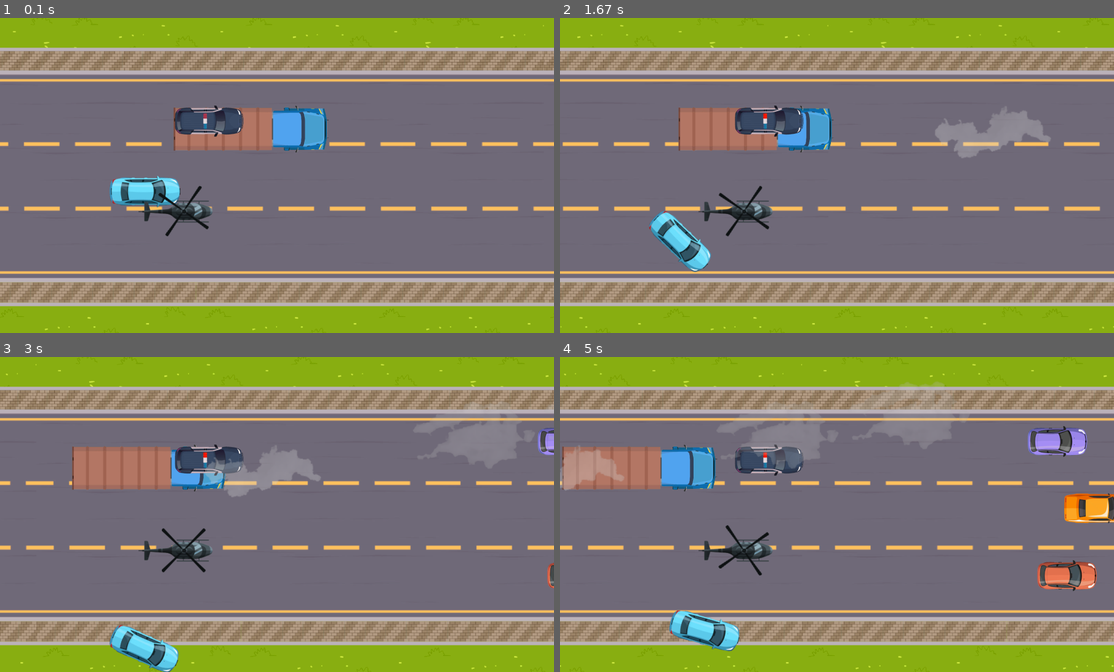
Above: before the commit, frames 1-4 (two rows, left to right).
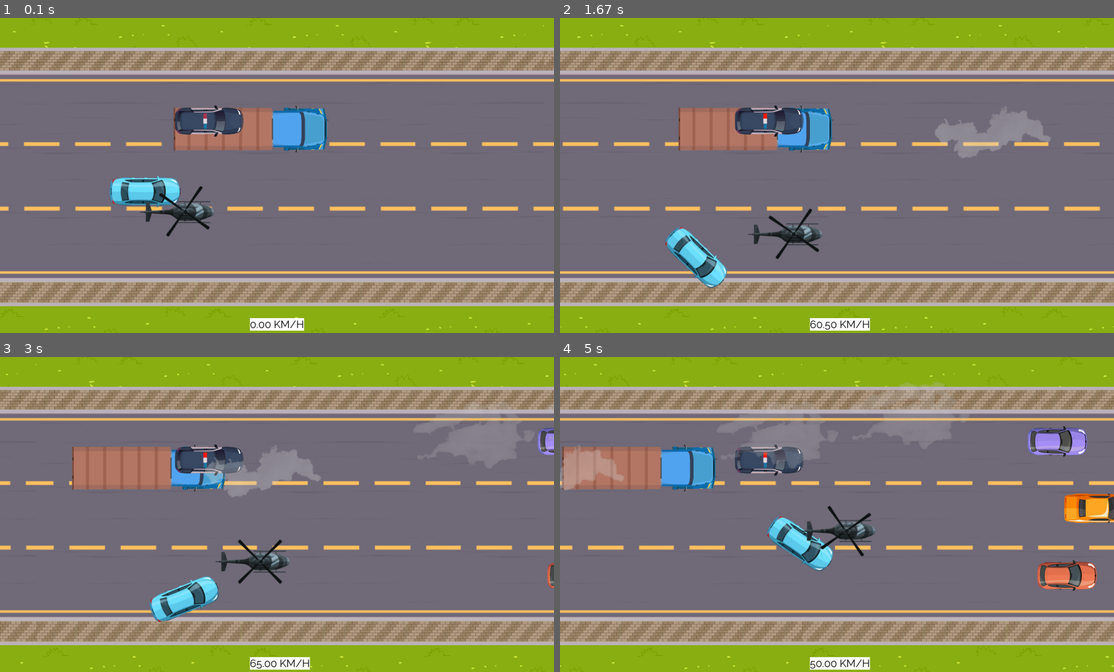
Above: after the commit, the same moments.

Repository: AdamJ77/highway-pygame
Game: pygame game, started from main_speeding.py
Same seed, same stepped clock (60 frames per second), same inputs: the game is played once before the commit and once after it.
Inputs:
- Up to frame 1 (0.1 s): no input
- Up to frame 2 (1.67 s): hold Q 0.33-0.8 s; hold D 0.33-0.8 s; hold P 0.83-1.3 s; hold D 0.83-1.3 s; tap Space at 0.9, 1.2, 1.4 s; hold D from 1.33 s (still down)
- Up to frame 3 (3 s): tap Space at 1.7, 1.9, 2.23, 2.53, 2.73 s; release D at 1.8 s; hold W 1.83-2.13 s; hold D 2.17-2.63 s; hold A from 2.67 s (still down)
- Up to frame 4 (5 s): tap Space at 3.03, 3.3, 3.63, 3.93, 4.07, 4.47, 4.77 s; release A at 3.2 s; hold S 3.23-3.53 s; hold A 3.57-3.97 s; hold W 4-4.37 s; hold D from 4.4 s (still down)

The runs differ from the first frame. In frame 1, 0.7% of the frame differs, in the area x 25-55%, y 53-100%; in frame 2, 2.9%; in frame 3, 3.8%, in the area x 19-56%, y 54-100%; in frame 4, 3.8%.

Commit message:
Added basic GUI class

Diff:
--- a/class_player.py
+++ b/class_player.py
@@ -20,14 +20,14 @@
         self.brakes_light = False
         self.brake_model = BRAKE_LIGHTS
         self.speed_x = SPEED_PLAYER
-        self.speed_y = 0
+        self.speed_y = self.speed_x * self.get_tan_abs(self.rotation)
 
     def get_rect(self):
         """Create and return Rect object based on self attributes"""
         y_cord = self.y
         if self.rotation < 0:
             y_cord = self.y + self.get_height() // 2 * self.get_tan_abs(self.rotation)
-        return pg.Rect(self.x + PLAYER_WIDTH // 2, y_cord + 5, self.width // 2, self.height - 5)
+        return pg.Rect(self.x + PLAYER_WIDTH // 2, y_cord + 10, self.width // 2, self.height - 15)
 
     def get_rect_2(self):
         if self.rotation < 0:
@@ -35,7 +35,7 @@
         elif self.rotation > 0:
             rect = pg.Rect(self.x + 15 * self.get_tan_abs(self.rotation), self.y + self.get_height() // 2, PLAYER_WIDTH // 2, self.get_height() // 2 - 15 * self.get_tan_abs(self.rotation))
         else:
-            rect = pg.Rect(self.x, self.y + 10, PLAYER_WIDTH // 2, PLAYER_HEIGHT - 10)
+            rect = pg.Rect(self.x, self.y + 10, PLAYER_WIDTH // 2, PLAYER_HEIGHT - 15)
         return rect
 
     def get_height(self):
@@ -66,39 +66,36 @@
             self.speed_y = self.speed_x * self.get_tan_abs(self.rotation)
 
     def slow_down(self):
-        if self.get_real_speed() < 0:
-            self.speed_x = SPEED_PLAYER
-            self.speed_y = self.speed_x * self.get_tan_abs(self.rotation)
-        # else:
-            # self.speed_x -=
+        self.speed_x -= self.decelaration
+        self.speed_y = SPEED_PLAYER * self.get_tan_abs(self.rotation)
 
     def move_forward(self) -> None:
         """Move car forward depending on the car's rotation"""
-        if self.x + self.speed_x < WIDTH - PLAYER_WIDTH:
-            self.x += self.speed_x
-            if self.get_real_speed() < MAX_SPEED_PLAYER:
-                self.speed_x += ACELERATION
+        if self.x + self.speed < WIDTH - PLAYER_WIDTH:
+            self.x += self.speed
+            if self.speed < self.max_speed:
+                self.speed += ACELERATION
         self.move_sideways()
+
 
     def move_sideways(self) -> None:
         """Move sideways if there is rotation != 0"""
         tan_angle = self.get_tan_abs(self.rotation)
-        # self.get_cot(self.rotation)
-        if self.speed_y * tan_angle < MAX_SPEED_PLAYER:
-            self.speed_y = self.speed_x * tan_angle
+        y_speed = (self.speed + SCROLL_SPEED) * tan_angle
+        self.y += y_speed if self.rotation <= 0 else -y_speed
 
-        self.y += self.speed_y if self.rotation < 0 else -self.speed_y
 
     def no_acceleration(self) -> None:
         """Speed down if no acceleration"""
-        if self.get_real_speed() > SPEED_PLAYER + 1 and (new_x := self.x + self.speed_x) < WIDTH - PLAYER_WIDTH:
-            if self.speed_x - self.decelaration >= SPEED_PLAYER:
-                self.speed_x -= self.decelaration
+        if self.speed > SPEED_PLAYER + 1 and (new_x := self.x + self.speed) < WIDTH - PLAYER_WIDTH:
+            if self.speed - self.decelaration >= SPEED_PLAYER:
+                self.speed -= self.decelaration
                 self.x = new_x
         else:
-            self.speed_x = SPEED_PLAYER
+            self.speed = SPEED_PLAYER
             self.free_decelaration()
         self.move_sideways()
+
 
     def free_decelaration(self):
         if self.x - self.decelaration > 0:
@@ -106,15 +103,14 @@
 
     def brake(self) -> None:
         """Massive speed down"""
-        if (new_speed:=self.get_real_speed() - self.decelaration * 3) >= SPEED_PLAYER:
+        if (new_speed:=self.speed - self.decelaration * 3) >= SPEED_PLAYER:
                 self.speed = new_speed
-                self.x += self.speed_x
-                self.y += self.speed_y
-        elif not self.get_real_speed() and (new_x:= self.x - BRAKE_DECEL) > 0:
+                self.x += self.speed
+        elif not self.speed and (new_x:= self.x - BRAKE_DECEL) > 0:
                 self.x = new_x
         self.move_sideways()
         self.brakes_light = True
-        # drifting mode to be added
+
 
     def rotate(self, negative: int):
         """
@@ -125,10 +121,6 @@
         rotated_image = pg.transform.rotate(PLAYER_IMAGE, self.rotation)
         rotated_image_brake = pg.transform.rotate(BRAKE_LIGHTS, self.rotation)
         new_rect = rotated_image.get_rect(center=(self.model.get_rect(topleft=(self.x, self.y)).center))
-        # if not negative and self.rotation <=0:
-            # self.y = self.y + 3
-        # elif not negative:
-            # self.y -= 3
         self.model = rotated_image
         self.brake_model = rotated_image_brake
         self.rotation += ANGLE_ROTATE * (-1) ** negative
--- a/config.py
+++ b/config.py
@@ -14,7 +14,7 @@
 PLAYER_IMAGE = pg.transform.rotate(pg.image.load("images/player_car_new.png"), -90)
 PLAYER_WIDTH, PLAYER_HEIGHT = PLAYER_IMAGE.get_width(), PLAYER_IMAGE.get_height()
 
-SPEED_PLAYER = 5
+SPEED_PLAYER = 0
 MAX_SPEED_PLAYER = 15
 ACELERATION = 0.15
 SPEED_CAR_SIDEWAYS = 5
--- a/environment.py
+++ b/environment.py
@@ -1,5 +1,78 @@
+import pygame as pg
+
+from config import HEIGHT, WIDTH
+
+
 class Environment:
     def __init__(self, clouds, highway_background, lamps) -> None:
         self.clouds = clouds
         self.highway_background = highway_background
         self.lamps = lamps
+
+
+class GUI:
+    def __init__(self, window, fonts: dict=None) -> None:
+        self.fonts = fonts if fonts is not None else {}
+        self.window = window
+        self.colors = {"black": (0, 0, 0), "white": (255, 255, 255)}
+        self.add_font("Raleway-Regular", "Raleway-Regular.ttf", 36)
+
+    def add_font(self, font_name: str, path, size: int):
+        font = pg.font.Font(path, size)
+        self.fonts[font_name] = font
+
+    def get_text_object(self, text: str, font_name: str, text_color: tuple, bg_color: tuple=None):
+        return self.fonts.get(font_name).render(text, True, text_color, bg_color)
+
+    def set_text(self, text_object: pg.font.Font.render, x_pos, y_pos):
+        text_rect = text_object.get_rect()
+        text_rect.center = (x_pos, y_pos)
+        return text_rect
+
+    def display_text(self, window, text, text_rect):
+        window.blit(text, text_rect)
+
+
+class VelocityGUI(GUI):
+    def __init__(self, window, velocity_delay: int, fonts: dict = None) -> None:
+        super().__init__(window, fonts)
+        self.velocity_delay = velocity_delay
+        self.delay_counter = 1
+        self.speed_text = self.get_text_object(f"0.00 KM/H", "Raleway-Regular", self.colors.get("black"), self.colors.get("white"))
+        self.speed_text_rect = self.set_text(self.speed_text, WIDTH // 2, HEIGHT - 30)
+
+    # def __getattr__(self, _attr):
+    #     if hasattr(self.colors, _attr):
+    #         return getattr(self.colors, _attr)
+    #     else:
+    #         raise AttributeError
+
+    def display_velocity(self, speed: float):
+        if self.delay_counter % self.velocity_delay != 0:
+            self.delay_counter += 1
+        else:
+            self.delay_counter = 1
+            self.change_velocity_text(speed)
+        self.display_text(self.window, self.speed_text, self.speed_text_rect)
+
+    def change_velocity_text(self, speed: float):
+        self.speed_text = self.get_text_object(f"{speed:.2f} KM/H", "Raleway-Regular", self.colors.get("black"), self.colors.get("white"))
+
+
+class CollisionGUI(GUI):
+    def __init__(self, window, fonts: dict = None) -> None:
+        super().__init__(window, fonts)
+        self.add_font("Raleway-Regular", "Raleway-Regular.ttf", 32)
+        self.collis_counter: int= 0
+
+    def display_collisions_counter(self):
+        pass
+
+    def __repr__(self) -> str:
+        return f"Collisions: {self.collis_counter}"
+
+
+class TimerGUI(GUI):
+    def __init__(self, window, fonts: dict = None) -> None:
+        super().__init__(window, fonts)
+        pass
--- a/main_speeding.py
+++ b/main_speeding.py
@@ -1,4 +1,5 @@
 
+import math
 import random
 from typing import Optional, Union
 
@@ -11,6 +12,7 @@
 from config import (AREA_SURFACE, CLOUD_DENSITY, HIGHWAY_IMAGE_WIDTH,
                     NUM_OF_TRAFFIC, PROBABILITY_OF_SPAWN,
                     PROBABILITY_OF_SPAWN_CLOUD, WIN)
+from environment import GUI, Environment, VelocityGUI
 from utils import (create_boundaries, create_cloud, create_color_cars_dict,
                    create_spawning_locations, create_traffic_car,
                    get_random_car, get_random_colors, scroll_background,
@@ -36,7 +38,7 @@
     if keys_pressed[pg.K_w] and not keys_pressed[pg.K_s]:
         player.move_forward()
     if keys_pressed[pg.K_a]:
-       player.rotate_left()
+        player.rotate_left()
     if keys_pressed[pg.K_d]:
         player.rotate_right()
     if keys_pressed[pg.K_s]:
@@ -51,7 +53,11 @@
         q_key = False if q_key else True
     if keys_pressed[pg.K_p]:
         police_car.turn_police_lights_on()
-
+    if not keys_pressed[pg.K_a] and not keys_pressed[pg.K_d]:
+        if player.rotation < 0:
+            player.rotate_left()
+        elif player.rotation > 0:
+            player.rotate_right()
     draw_rect(player, traffic_cars, upper_b, lower_b, q_key)
     return q_key
 
@@ -64,7 +70,7 @@
     q_key: bool
     ) -> None:
     """
-    Draw traffic cars & player pg.Rect objects
+    Draw pg.Rect objects of traffic cars & player
     """
     if not q_key:
         AREA_SURFACE.fill(pg.Color(0,0,0,0))
@@ -79,9 +85,9 @@
     rect_player_2 = player.get_rect_2()
     pg.draw.rect(AREA_SURFACE, (255, 0, 0), rect_player, 2)
     pg.draw.rect(AREA_SURFACE, (0, 0, 255), rect_player_2, 2)
-    # pg.draw.rect(AREA_SURFACE, (0, 255, 0), pg.Rect(player.x, player.y, player.width, player.height), 1)
     pg.draw.rect(AREA_SURFACE, (127, 127, 127), upper_b, 1 )
     pg.draw.rect(AREA_SURFACE, (127, 127, 127), lower_b, 1 )
+
 
 def show_moving_objects(array: np.array) -> np.array:
     """
@@ -94,6 +100,7 @@
         else:
             objects_to_pop.append(index)
     return np.delete(array, objects_to_pop)
+
 
 # SCREEN UPDATING
 def update_screen(
@@ -191,6 +198,8 @@
     clock = pg.time.Clock()
     run = True
 
+    velocity_gui = VelocityGUI(WIN, 10)
+
     #TODO game not definied yet
     game1 = Game()
     player = Player()
@@ -205,6 +214,8 @@
     scroll_speed_bg = 0
     scroll_speed_lamp = 0
 
+
+
     traffic_cars = np.array([], dtype=object)
     traffic_cars = np.append(traffic_cars, truck1)
 
@@ -229,7 +240,7 @@
         traffic_cars, clouds = update_screen(player, traffic_cars, police_car, chopper, clouds)
 
         # PLAYER'S COLLISIONS
-        # collisions(player, traffic_cars, upper_b, lower_b, chopper)
+        collisions(player, traffic_cars, upper_b, lower_b, chopper)
 
         # CHOPPER TURBINES TEST
         chopper.rotate_turbine()
@@ -251,14 +262,20 @@
         move_traffic(traffic_cars)
         traffic_cars = spawn_traffic(PROBABILITY_OF_SPAWN, NUM_OF_TRAFFIC, Car_Colors, traffic_cars, locations_objs)
 
-        print(f"X speed={player.speed_x:.2f},\t Y speed=, {player.speed_y:.2f}, \t REAL speed={player.get_real_speed():.2f} ,\t TAN value= {player.get_tan_abs(player.rotation):.2f}")
-        print(player.y, player.get_height())
-
+        # speed_y = player.speed * player.get_tan_abs(player.rotation)
+        velocity_gui.display_velocity(player.speed * 3 + 50)
+        # print(f"X speed={player.speed:.2f},\t Y speed=, {speed_y:.2f}, \t REAL speed={math.sqrt(player.speed ** 2 + speed_y ** 2):.2f} ,\t TAN value= {player.get_tan_abs(player.rotation):.2f}")
+        # print(player.y, player.get_height())
+        # print(pg.font.get_fonts())
     pg.quit()
 
 
 if __name__ == "__main__":
     main()
+    # pg.init()
+    # pg.font.init()
+    # gui = GUI(WIN)
+    # gui.velocity(10.2)
 
 
 
--- a/testing_new_features/testing_following.py
+++ b/testing_new_features/testing_following.py
@@ -3,7 +3,9 @@
 import numpy as np
 import pygame as pg
 
-WIDTH, HEIGHT = 1900, 1000
+from environment import VelocityGUI
+
+WIDTH, HEIGHT = 1900, 1080
 WIN = pg.display.set_mode((WIDTH, HEIGHT))  # maybe add pg.FULLSCREEN ?
 AREA_SURFACE = pg.Surface((WIDTH, HEIGHT))
 empty = pg.Color(0,0,0,0)
@@ -101,6 +103,7 @@
     player = Followed()
     enemy = Follower()
     obstacle_1 = Obstacle()
+    velocity_gui = VelocityGUI(WIN, 10)
     pg.draw.rect(AREA_SURFACE, (40, 255, 0), obstacle_1.rect, 4)
 
     while run:
@@ -150,7 +153,9 @@
             else:
                 enemy.follow(player)
 
+
         WIN.blit(AREA_SURFACE, (0,0))
+        velocity_gui.display_velocity(10.0)
 
 
 
Binary file added: Raleway-Regular.ttf
Binary file added: concepts/second_rect_collision.png
Not shown, changed: .gitignore
